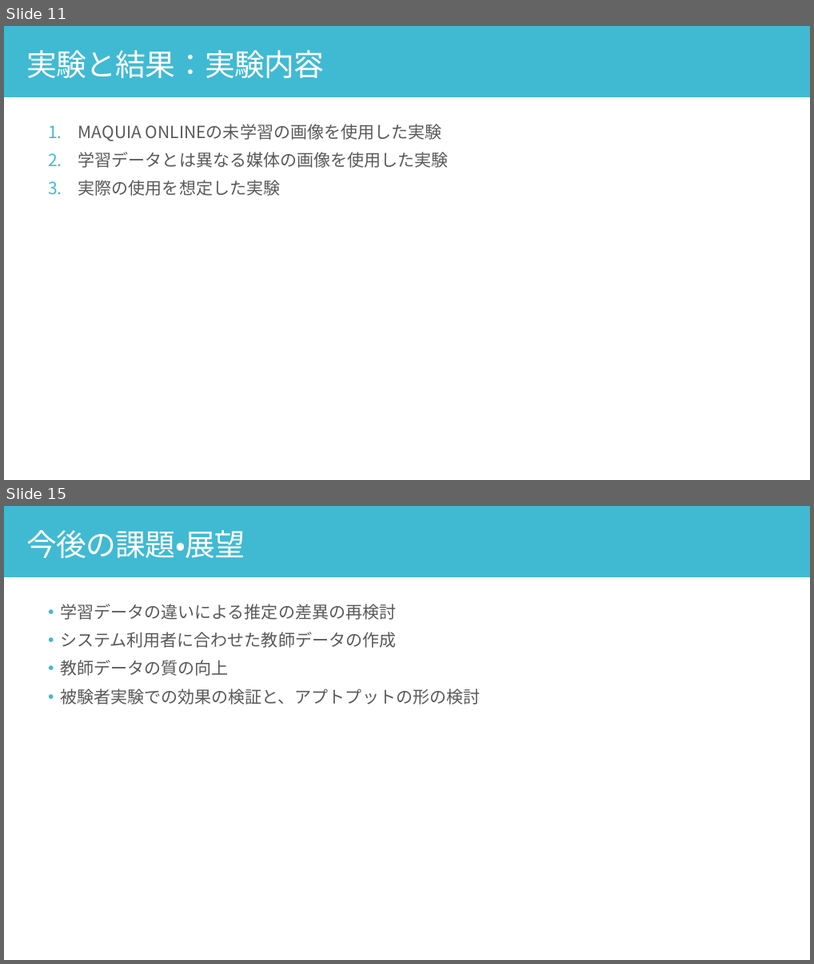
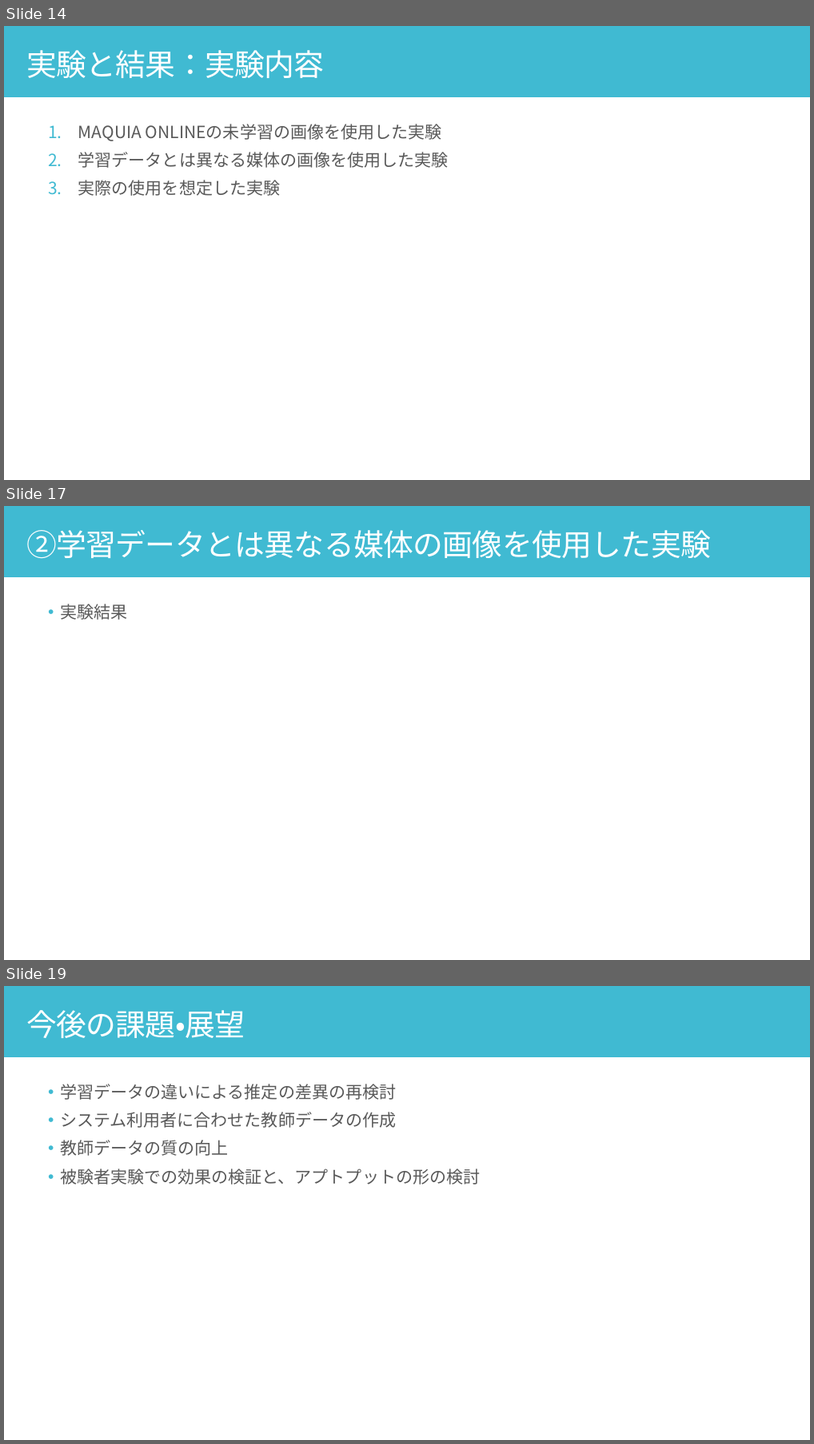
Before and after one commit to yuu5322/sci23, a slide deck: 口頭試問.pptx. Shown one above the other, each under a label of ours: slides 11 and 15 before the commit, slides 14, 17 and 19 after it; the slides between them are not shown. The pictures are 814x964 and 814x1444 pixels, drawn with LibreOffice and Linux fonts; fonts in the diff are those of the drawing. Boxes give left, top, right and bottom in pixels: in the first picture for what was removed or moved away, otherwise in the second. Text is boxed around its words. In the diff, an @@ line names an element or a change of style, - is before the commit and + after.

```diff
--- a/口頭試問.pptx
+++ b/口頭試問.pptx
@@ slide 17 added at <box>4,506,810,960</box>, background #FFFFFF @@
@@ rectangle added at <box>4,506,810,577</box>, fill #40BAD2 @@
@@ text added at <box>26,530,711,558</box>, 36 pt, text #FFFFFF @@
+②学習データとは異なる媒体の画像を使用した実験
@@ text added at <box>60,604,127,620</box>, 20 pt, text #595959 @@
+• 実験結果
@@ what was slide 11 is now slide 14 @@
@@ what was slide 15 is now slide 19 @@
```
Also in this commit, not shown: 11 slides changed, 3 other slides added.
